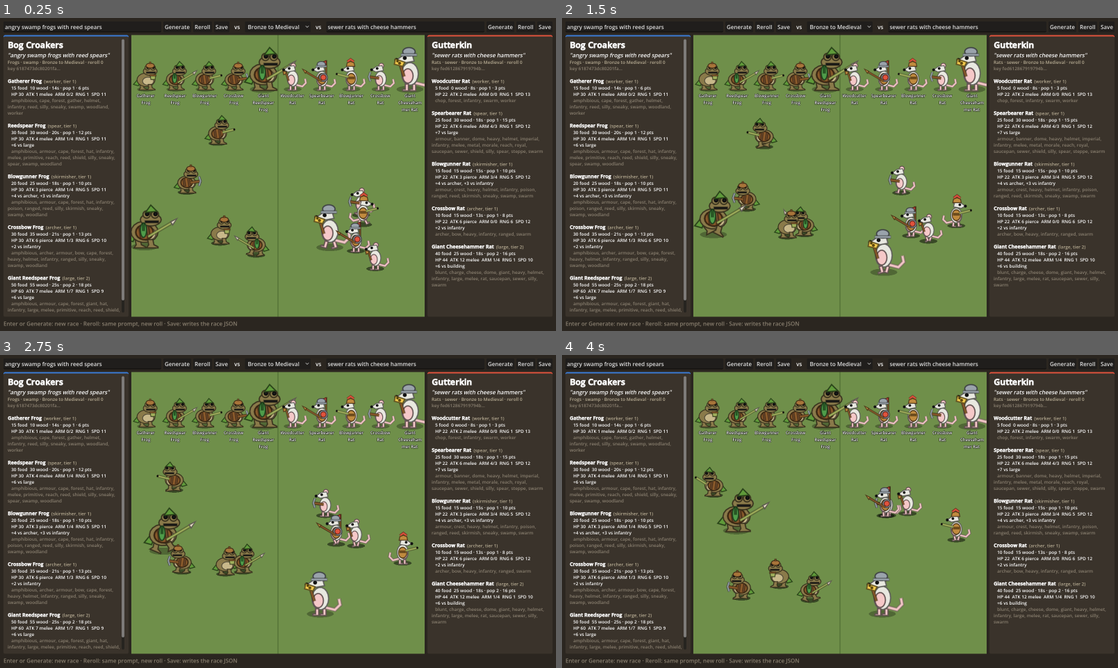
Above: before the commit, frames 1-4 (two rows, left to right).
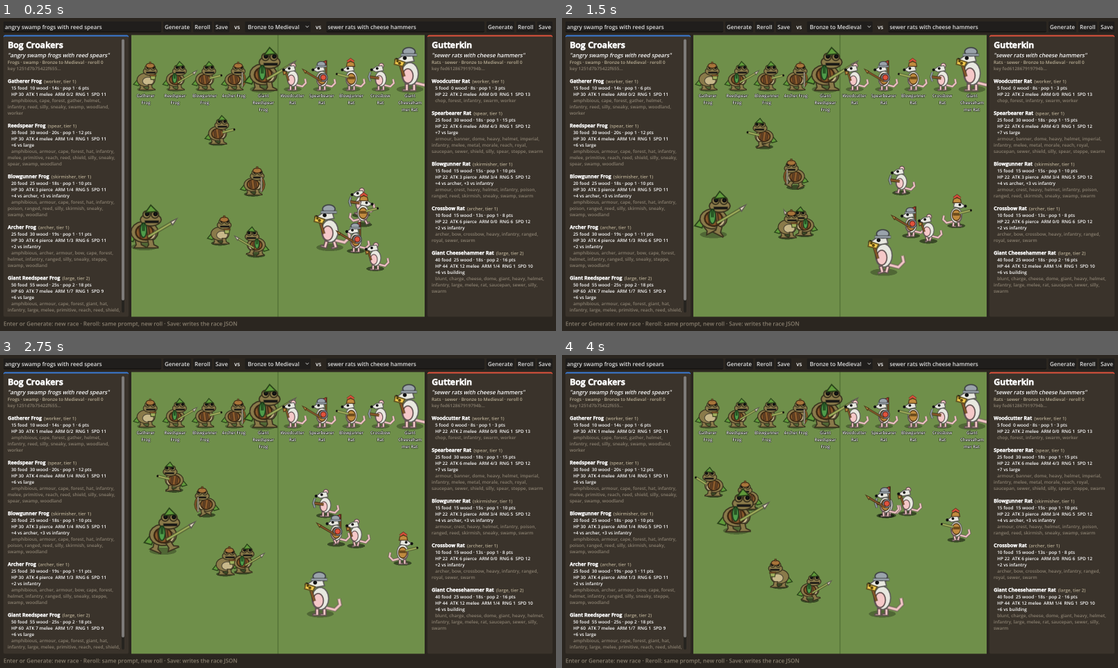
Above: after the commit, the same moments.

Repository: Casaide/age-of-anything
Game: Godot game, scene res://scenes/race_lab.tscn
Two runs of this game, one before a commit and one after it. Both use one fixed random seed, a clock stepped at 60 frames per second and the inputs below.
Inputs (mouse positions are in pixels of both pictures, inside the frame that each line leads up to):
- Up to frame 1 (0.25 s): no input
- Up to frame 2 (1.5 s): tap Enter at 0.5 s; move the mouse to (962, 158) at 0.52 s; hold D 0.53-1.25 s; tap Z at 0.6 s; click (962, 158) at 0.67 s; tap Space at 0.77, 1.07 s; drag from (728, 190) to (812, 237) at 1.27 s
- Up to frame 3 (2.75 s): move the mouse to (333, 442) at 2.02 s; hold D from 2.03 s (still down); tap F at 2.1 s; click (333, 442) at 2.17 s
- Up to frame 4 (4 s): release D at 2.75 s; drag from (812, 574) to (673, 464) at 2.77 s; move the mouse to (1006, 558) at 3.52 s; hold A from 3.53 s (still down); tap 1 at 3.6 s; click (1006, 558) at 3.67 s; tap Space at 3.77 s

The runs differ from the first frame. In frame 1, 1.8% of the frame differs, in the area x 1-98%, y 15-88%; in frame 2, 1.8%; in frame 3, 1.8%; in frame 4, 1.7%.

Commit message:
Foundations: stone deposits, shift-queued orders; bows for everyone
Stone is a resource on deposits near each start (mined out to rubble);
the view shows them as rock outcrops. Orders can be shift-queued per
unit: busy units keep them for later, a queued build of a foundation
someone already laid becomes help-build, plain orders clear the queue.
The short bow is generic again; crossbows are royal and rat kit, and
'crossbow' is in the lexicon. Fantasy noted as a stretch era pack.

Co-Authored-By: Claude Opus 5.5 <noreply@anthropic.com>

Diff:
--- a/data/lexicon.json
+++ b/data/lexicon.json
@@ -1376,6 +1376,24 @@
     "heavy": 1,
     "charge": 1
    }
+  },
+  "crossbow": {
+   "tags": {
+    "crossbow": 4,
+    "archer": 1
+   }
+  },
+  "crossbows": {
+   "tags": {
+    "crossbow": 4,
+    "archer": 1
+   }
+  },
+  "crossbowmen": {
+   "tags": {
+    "crossbow": 4,
+    "archer": 1
+   }
   }
  }
 }
--- a/data/maps/choke_test.json
+++ b/data/maps/choke_test.json
@@ -9,7 +9,8 @@
   ",": "swamp",
   "\"": "reeds",
   "#": "rock",
-  "~": "water"
+  "~": "water",
+  "s": "stone"
  },
  "rows": [
   "################################################",
@@ -24,8 +25,8 @@
   "#......................##......................#",
   "#......................##......................#",
   "#......................##......................#",
-  "#......................##......................#",
-  "#......................##......................#",
+  "#...ss.................##..........ss..........#",
+  "#...ss.................##..........ss..........#",
   "#......................##......................#",
   "#..............................................#",
   "#..............................................#",
--- a/data/maps/flat_test.json
+++ b/data/maps/flat_test.json
@@ -10,7 +10,8 @@
   "\"": "reeds",
   "#": "rock",
   "~": "water",
-  "b": "bugbush"
+  "b": "bugbush",
+  "s": "stone"
  },
  "rows": [
   "################################################################",
@@ -23,8 +24,8 @@
   "#......\"\"............................................,,,,,,,...#",
   "#......\"....................###.....................,,,,,,,....#",
   "#...........................###....................,,,,,,,.....#",
-  "#.................................................,,,,,,,......#",
-  "#................bb..............................,,,,,,,.......#",
+  "#.......ss........................................,,,,,,,......#",
+  "#.......ss.......bb..............................,,,,,,,.......#",
   "#................bb.............................,,,,,,,........#",
   "#................bb............................,,,,,,,.........#",
   "#...................####......................,,,,,,,..........#",
@@ -60,8 +61,8 @@
   "#...............,,,,,,,........................................#",
   "#..............,,,,,,,......\"\"\".....................\"\"\"\"\"\".....#",
   "#.............,,,,,,,.......\"\"\".........####........\"\"\"\"\"\".....#",
-  "#............,,,,,,,........\"\"\".........####...................#",
-  "#...........,,,,,,,.........\"\"\".........####...................#",
+  "#............,,,,,,,........\"\"\".........####...ss..............#",
+  "#...........,,,,,,,.........\"\"\".........####...ss..............#",
   "#..........,,,,,,,......................####...................#",
   "#.........,,,,,,,............................bb................#",
   "#........,,,,,,,.............................bb................#",
--- a/data/parts.json
+++ b/data/parts.json
@@ -2090,7 +2090,6 @@
   "tags": [
    "ranged",
    "bow",
-   "greek",
    "steppe",
    "archer"
   ],
@@ -2153,7 +2152,10 @@
    "ranged",
    "bow",
    "heavy",
-   "archer"
+   "archer",
+   "crossbow",
+   "royal",
+   "sewer"
   ],
   "stats": {
    "attack": 6,
--- a/data/terrain.json
+++ b/data/terrain.json
@@ -31,6 +31,21 @@
    "colour2": "#433b32",
    "note": "impassable"
   },
+  "rubble": {
+   "walkable": true,
+   "colour": "#6e6a5e",
+   "colour2": "#666256",
+   "note": "walkable ground where stone was mined"
+  },
+  "stone": {
+   "walkable": false,
+   "colour": "#8a8478",
+   "colour2": "#7e786c",
+   "resource": "stone",
+   "amount": 350,
+   "depleted": "rubble",
+   "note": "a stone deposit: 350 stone per tile; becomes rubble when mined out"
+  },
   "swamp": {
    "walkable": true,
    "colour": "#3f5a46",
--- a/scenes/sim_debug.gd
+++ b/scenes/sim_debug.gd
@@ -62,6 +62,7 @@
 var built_count := -1       # finished buildings when the paths were last planned
 var palette: ColorRect      # optional whole-frame palette pass (P)
 var attack_move := false    # the order being given is an attack-move
+var queueing := false       # the order being given is shift-queued
 var fx: CombatFx            # projectiles, sparks, deaths (from the sim's events)
 var marks: Node2D           # under units: selection rings, move lines, flow arrows
 var layer: Node2D           # units, buildings and resource props, y-sorted
@@ -236,7 +237,7 @@
 	ground.set_art_px(camera.zoom.x / ArtKit.ART_SCALE)
 	camera.bounds = Iso.map_rect(map.width, map.height)
 	for c in map.resource_cells:
-		var kind := "bush" if map.terrain_resource[map.terrain[c]] == "food" else "reeds"
+		var kind: String = {"food": "bush", "wood": "reeds", "stone": "rock"}[map.terrain_resource[map.terrain[c]]]
 		var holder := Node2D.new()
 		holder.position = Iso.to_screen((c % map.width) * 1000 + 500, (c / map.width) * 1000 + 500)
 		holder.add_child(kit.doodad(kind, c * 7 + c / map.width))
@@ -357,8 +358,10 @@
 			placing = ""
 		else:
 			attack_move = event.ctrl_pressed   # Ctrl + right-click: attack-move (A is camera pan)
+			queueing = event.shift_pressed     # Shift: add to each unit's order queue
 			smart_order(get_global_mouse_position())
 			attack_move = false
+			queueing = false
 	elif event is InputEventMouseMotion and press_screen != Vector2.INF:
 		boxing = boxing or event.position.distance_to(press_screen) > DRAG_START_PX
 	elif event is InputEventKey and event.pressed and not event.echo:
@@ -536,22 +539,23 @@
 	var groups := _selected_by_owner()
 	var bid: int = map.occupied[cell]
 	var foe := unit_at(pos)
+	var q := 1 if queueing else 0
 	for p in groups.size():
 		var ids: Array = groups[p]
 		if ids.is_empty():
 			continue
 		if attack_move:
-			world.issue(p, Commands.ATTACK_MOVE, {"ids": ids, "x": m.x, "y": m.y})
+			world.issue(p, Commands.ATTACK_MOVE, {"ids": ids, "x": m.x, "y": m.y, "queue": q})
 		elif foe != 0 and world.units.owner[world.units.index_of(foe)] != p:
-			world.issue(p, Commands.ATTACK, {"ids": ids, "target": foe})
+			world.issue(p, Commands.ATTACK, {"ids": ids, "target": foe, "queue": q})
 		elif bid != 0 and world.buildings.owner[world.buildings.index_of(bid)] != p:
-			world.issue(p, Commands.ATTACK, {"ids": ids, "target": bid})
+			world.issue(p, Commands.ATTACK, {"ids": ids, "target": bid, "queue": q})
 		elif map.resource_at(cell) != "":
-			world.issue(p, Commands.GATHER, {"ids": ids, "cell": cell})
+			world.issue(p, Commands.GATHER, {"ids": ids, "cell": cell, "queue": q})
 		elif bid != 0 and _is_foundation_of(bid, p):
-			world.issue(p, Commands.HELP_BUILD, {"ids": ids, "target": bid})
+			world.issue(p, Commands.HELP_BUILD, {"ids": ids, "target": bid, "queue": q})
 		else:
-			world.issue(p, Commands.MOVE, {"ids": ids, "x": m.x, "y": m.y})
+			world.issue(p, Commands.MOVE, {"ids": ids, "x": m.x, "y": m.y, "queue": q})
 	flags.append({"pos": pos, "t": 1.0})
 
 
@@ -657,7 +661,8 @@
 	if workers.is_empty():
 		placing = ""
 		return
-	world.issue(active, Commands.BUILD, {"ids": workers, "building": placing, "cx": c.x, "cy": c.y})
+	# Shift both keeps placing and queues: shift-place two houses and a worker builds both in turn.
+	world.issue(active, Commands.BUILD, {"ids": workers, "building": placing, "cx": c.x, "cy": c.y, "queue": 1 if keep else 0})
 	if not keep:
 		placing = ""
 
--- a/src/race_generator.gd
+++ b/src/race_generator.gd
@@ -22,7 +22,7 @@
 }
 ## Signature gear (a culture's kit, cheese hammers...) is only favoured when the prompt,
 ## family or creature asks for it. No cheese hammers for Romans unless someone says cheese.
-const SIGNATURE_TAGS := ["roman", "greek", "viking", "cheese", "woodland", "knight", "bat"]   # woodland: acorn caps, leaves, bark (swamp/forest); knight: iron helm, kite, mail (royal); bat wings (spooky/sewer)
+const SIGNATURE_TAGS := ["roman", "greek", "viking", "cheese", "woodland", "knight", "bat", "crossbow"]   # woodland: acorn caps, leaves, bark (swamp/forest); knight: iron helm, kite, mail (royal); bat wings (spooky/sewer); crossbows (royal, sewer rats)
 ## Extra wants for "Heavy" large units (armoured elites instead of giants).
 const HEAVY_BOOST := {"heavy": 3, "armour": 3, "helmet": 2, "shield": 1}   # no "knight": knight kit is the royal culture's signature
 const OPTIONAL_SLOTS := ["hand_l", "head_gear", "torso", "back"]
--- a/src/sim/commands.gd
+++ b/src/sim/commands.gd
@@ -19,6 +19,9 @@
 const ATTACK := "attack"           # {ids, target: unit or building id}
 const ATTACK_MOVE := "attack_move" # {ids, x, y}  walk there, fighting whatever comes into sight
 const TYPES := [MOVE, SPAWN, GATHER, BUILD, HELP_BUILD, TRAIN, CANCEL, RALLY, ATTACK, ATTACK_MOVE]
+## Unit orders that can be queued: with args.queue = 1, a busy unit keeps the order for
+## when it's done (shift-queuing); without it, the order replaces the unit's queue.
+const QUEUEABLE := [MOVE, GATHER, BUILD, HELP_BUILD, ATTACK, ATTACK_MOVE]
 
 var pending := {}            # run turn -> [commands]; looked up by key, never iterated
 var next_seq := {}           # player -> next seq; looked up by key, never iterated
--- a/src/sim/units.gd
+++ b/src/sim/units.gd
@@ -41,6 +41,7 @@
 var stance := PackedInt32Array()   # Combat.NONE / ORDERED / AUTO / ATTACK_MOVE
 var amx := PackedInt32Array()      # attack-move destination (milli-tiles)
 var amy := PackedInt32Array()
+var orders: Array = []             # per unit: queued orders [{type, args}] (shift-queued), oldest first
 
 
 func count() -> int:
@@ -84,6 +85,7 @@
 	stance.append(0)
 	amx.append(0)
 	amy.append(0)
+	orders.append([])
 	return id.size() - 1
 
 
@@ -132,6 +134,7 @@
 	stance.remove_at(i)
 	amx.remove_at(i)
 	amy.remove_at(i)
+	orders.remove_at(i)
 
 
 func save_prev() -> void:
--- a/src/sim/world.gd
+++ b/src/sim/world.gd
@@ -178,6 +178,7 @@
 	Economy.work(self)
 	spatial.build(units.x, units.y)
 	Combat.tick(self)
+	_next_orders()
 	_sync_map()
 	_solve_queued()
 	_move()
@@ -190,6 +191,10 @@
 
 func _run(cmd: Dictionary) -> void:
 	var a: Dictionary = cmd.args
+	if cmd.type in Commands.QUEUEABLE:
+		a = _queue_or_clear(cmd)
+		if a.ids.is_empty():
+			return
 	match cmd.type:
 		Commands.MOVE:
 			var slots := []
@@ -240,6 +245,52 @@
 
 
 # ------------------------------------------------------------------ orders
+
+## Shift-queuing. A queued order goes into each busy unit's own queue and runs now
+## for idle ones; a plain order empties the queues of the units it's for. Returns the
+## args for the units that act now.
+func _queue_or_clear(cmd: Dictionary) -> Dictionary:
+	var a: Dictionary = cmd.args
+	var queued: bool = int(a.get("queue", 0)) == 1
+	var now := []
+	for uid in a.ids:
+		var i := units.index_of(uid)
+		if i < 0 or units.owner[i] != cmd.player:
+			continue
+		if queued and busy(i):
+			var one := a.duplicate()
+			one.ids = [uid]
+			one.erase("queue")
+			units.orders[i].append({"type": cmd.type, "args": one})
+		else:
+			if not queued:
+				units.orders[i].clear()
+			now.append(uid)
+	var out := a.duplicate()
+	out.ids = now
+	return out
+
+
+## Doing something: a job, a move, or a fight.
+func busy(i: int) -> bool:
+	return units.task[i] != Economy.NONE or units.moving[i] == 1 or units.foe[i] != 0
+
+
+## Units that have finished what they were doing take their next queued order.
+## A queued BUILD whose foundation another unit already laid becomes "help build".
+func _next_orders() -> void:
+	for i in units.count():
+		if units.orders[i].is_empty() or busy(i):
+			continue
+		var o: Dictionary = units.orders[i].pop_front()
+		var p: int = units.owner[i]
+		if o.type == Commands.BUILD:
+			var bid: int = map.occupied[o.args.cy * map.width + o.args.cx]
+			var b := buildings.index_of(bid)
+			if b >= 0 and buildings.owner[b] == p and buildings.done[b] == 0:
+				o = {"type": Commands.HELP_BUILD, "args": {"ids": o.args.ids, "target": bid}}
+		_run({"turn": turn(), "player": p, "seq": -1, "type": o.type, "args": o.args})
+
 
 func _clear_combat(player: int, ids: Array) -> void:
 	for uid in ids:
@@ -625,8 +676,10 @@
 		for v in [u.id[i], u.owner[i], u.kind[i], u.x[i], u.y[i], u.tx[i], u.ty[i], u.moving[i],
 				u.arrive[i], u.wx[i], u.wy[i], u.group[i], u.stuck[i], u.hp[i], u.fkey[i], u.reach[i],
 				u.task[i], u.target[i], u.home[i], u.carry_kind[i], u.carry[i], u.work[i],
-				u.foe[i], u.cooldown[i], u.stance[i], u.amx[i], u.amy[i]]:
+				u.foe[i], u.cooldown[i], u.stance[i], u.amx[i], u.amy[i], u.orders[i].size()]:
 			h = Fixed.mix(h, v)
+		for o in u.orders[i]:
+			h = Fixed.mix(h, Rng.hash_string(JSON.stringify(o, "", true)))
 	var b := buildings
 	for i in b.count():
 		for v in [b.id[i], b.owner[i], b.kind[i], b.cx[i], b.cy[i], b.hp[i], b.progress[i], b.done[i],
--- a/tests/test_sim.gd
+++ b/tests/test_sim.gd
@@ -66,6 +66,7 @@
 	_test_crossing(races, "flat_test")
 	_test_crossing(races, "choke_test")
 	_test_opening(races)
+	_test_queue(races)
 	_test_combat(gen)
 
 	var script := _script(map, races)
@@ -303,6 +304,46 @@
 	return n
 
 
+# --- order queues ---------------------------------------------------------------
+
+## Shift-queuing: a worker builds a house, then goes foraging, from one queued order.
+func _test_queue(races: Array) -> void:
+	var map: SimMap = SimMap.load_id("flat_test")
+	var w := World.new(SEED, map, races, rules_)
+	var worker := -1
+	for i in w.units.count():
+		if w.units.owner[i] == 0:
+			worker = w.units.id[i]
+			break
+	var s: Array = map.starts[0]
+	var food_cell := _nearest_resource(map, s, "food")
+	w.issue(0, Commands.BUILD, {"ids": [worker], "building": "house", "cx": s[0] / 1000 + 3, "cy": s[1] / 1000 - 1})
+	w.issue(0, Commands.GATHER, {"ids": [worker], "cell": food_cell, "queue": 1})
+	for t in 12:   # orders run two turns (8 ticks) after they're issued
+		w.step()
+	var i := w.units.index_of(worker)
+	check(w.units.task[i] == Economy.BUILD and w.units.orders[i].size() == 1, "queue: the worker builds first, the gather order waits")
+	var house_done := -1
+	while w.tick < 2400:
+		w.step()
+		i = w.units.index_of(worker)
+		if house_done < 0:
+			for b in w.buildings.count():
+				if w.buildings.owner[b] == 0 and w.buildings.done[b] == 1 and w.buildings.size[b] == 2:
+					house_done = w.tick
+		elif w.units.task[i] == Economy.GATHER or w.units.task[i] == Economy.RETURN:
+			break
+	check(house_done > 0, "queue: the house got built (tick %d)" % house_done)
+	check(w.units.task[i] in [Economy.GATHER, Economy.RETURN] and w.units.orders[i].is_empty(), "queue: then the worker went foraging, queue empty")
+	w.issue(0, Commands.MOVE, {"ids": [worker], "x": s[0], "y": s[1]})
+	w.issue(0, Commands.GATHER, {"ids": [worker], "cell": food_cell, "queue": 1})
+	w.issue(0, Commands.MOVE, {"ids": [worker], "x": s[0] + 2000, "y": s[1]})
+	for t in 12:
+		w.step()
+	i = w.units.index_of(worker)
+	check(w.units.orders[i].is_empty(), "queue: a plain order empties the queue")
+
+
 # --- combat ---------------------------------------------------------------------
 
 func _test_combat(gen) -> void:
Not shown, changed: archive/decisions.md
Not shown, changed: docs/backlog.md
Not shown, changed: docs/milestones/m6-foundations.md
